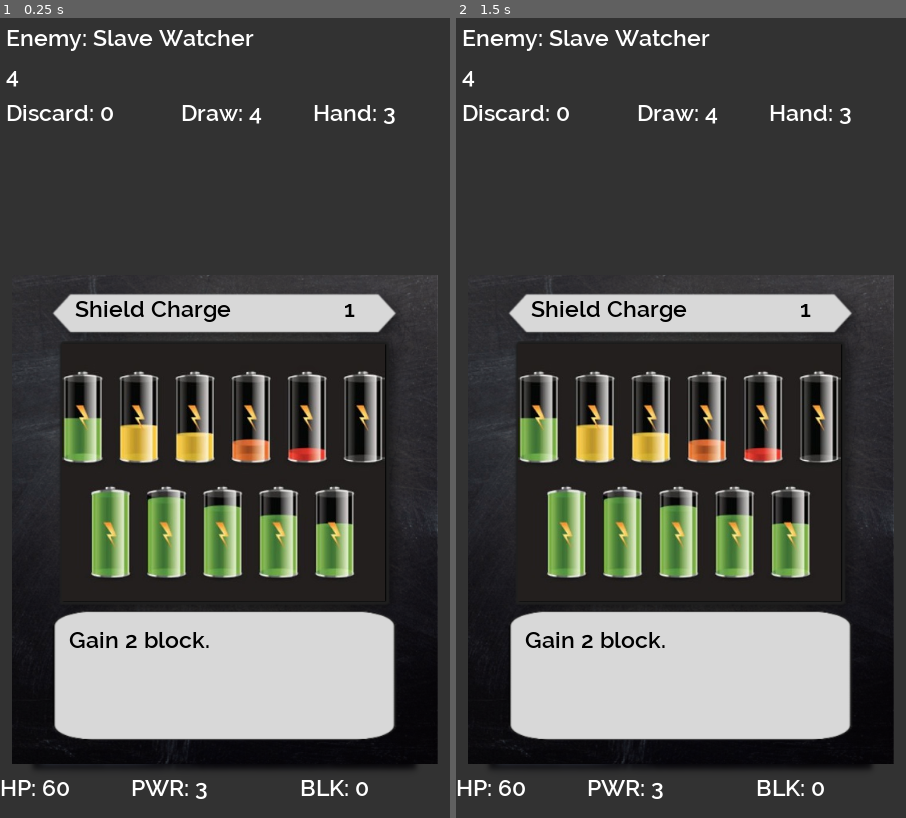
Above: before the commit, frames 1-2 (left to right).
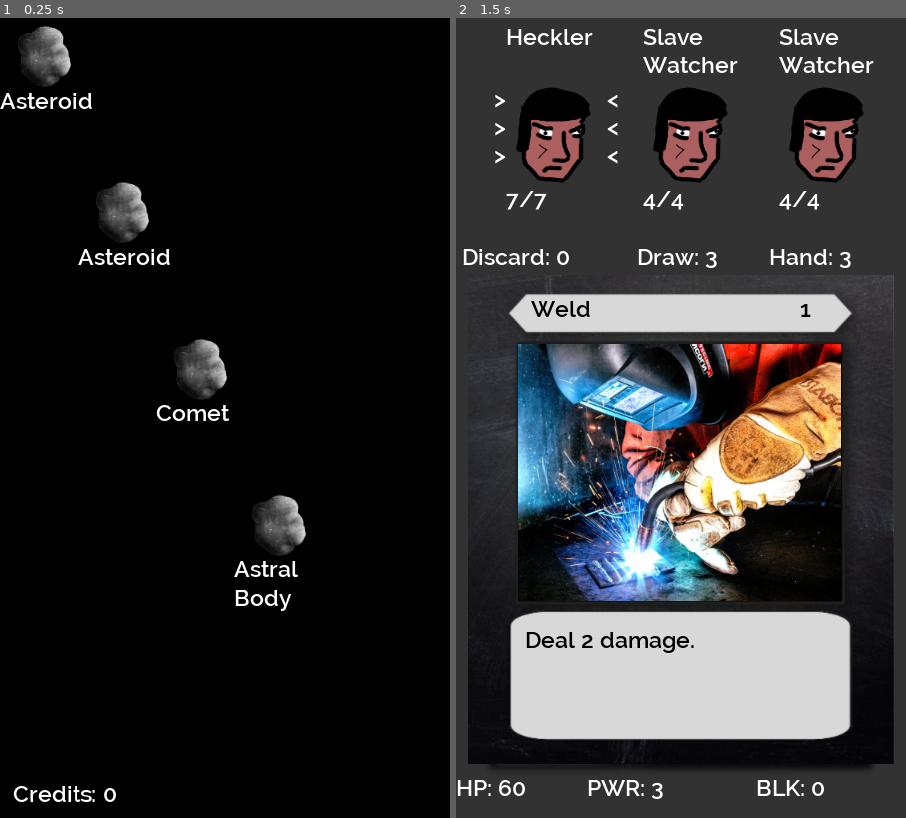
Above: after the commit, the same moments.

Repository: XavierGerD/SwipeAdventure
Game: Godot game, scene res://Scenes/GameManager/GameManager.tscn
Same seed, same stepped clock (60 frames per second), same inputs: the game is played once before the commit and once after it. Before the commit the project starts from res://Scenes/Combat/Combat.tscn.
Inputs (mouse positions are in pixels of both pictures, inside the frame that each line leads up to):
- Up to frame 1 (0.25 s): no input
- Up to frame 2 (1.5 s): click (496, 58) at 0.52 s; click (681, 522) at 1.25 s

The runs differ from the first frame. In frame 1, 91% of the frame differs, in the area x 0-100%, y 0-100%; in frame 2, 29%.

Commit message:
WorldMap Basics

Diff:
--- a/Data/Cards.gd
+++ b/Data/Cards.gd
@@ -16,16 +16,12 @@
 ]
 
 onready var PlasmaBolter = [
-	#PlasmaBolt,
-	#PlasmaBolt,
-	#QuickShot,
-	#QuickShot,
+	PlasmaBolt,
+	PlasmaBolt,
+	QuickShot,
+	QuickShot,
 	SteadySight,
-	SteadySight,
-	SteadySight,
-	SteadySight,
-	SteadySight,
-	#RevUp
+	RevUp
 ]
 #Welder loadout
 const Weld = {
--- /dev/null
+++ b/Data/Encounters.gd
@@ -0,0 +1,42 @@
+extends Node
+
+const Encounter1 = {
+	'name': 'Asteroid',
+	'enemies': [
+		Enemies.Heckler,
+		Enemies.SlaveWatcher,
+		Enemies.SlaveWatcher
+	],
+	'completed': false,
+}
+
+const Encounter2 = {
+	'name': 'Asteroid',
+	'enemies': [
+		Enemies.Heckler,
+		Enemies.Heckler,
+		Enemies.SlaveWatcher
+	],
+	'completed': false,
+}
+
+const Encounter3 = {
+	'name': 'Comet',
+	'enemies': [
+		Enemies.Heckler,
+		Enemies.LongStepper,
+	],
+	'completed': false,
+}
+
+const Encounter4 = {
+	'name': 'Astral Body',
+	'enemies': [
+		Enemies.DuneMaker,
+		Enemies.SlaveWatcher,
+		Enemies.SlaveWatcher,
+		Enemies.SlaveWatcher
+	],
+}
+
+onready var LevelOneEncounters = [Encounter1, Encounter2, Encounter3, Encounter4]
--- a/Data/Enemies.gd
+++ b/Data/Enemies.gd
@@ -1,36 +1,40 @@
 extends Node
 
-var Heckler = {
+const Heckler = {
 	'name': 'Heckler',
 	'baseDamage': 3,
 	'health': 7,
+	'maxHealth': 7,
 	'rewards': {
 		'credits': [10, 20]
 	}
 }
 
-var LongStepper = {
+const LongStepper = {
 	'name': 'Long Stepper',
 	'baseDamage': 4,
 	'health': 12,
+	'maxHealth': 12,
 	'rewards': {
 		'credits': [20, 35]
 	}
 }
 
-var DuneMaker = {
+const DuneMaker = {
 	'name': 'Dune Maker',
 	'baseDamage': 5,
 	'health': 15,
+	'maxHealth': 15,
 	'rewards': {
 		'credits': [50, 70]
 	}
 }
 
-var SlaveWatcher = {
+const SlaveWatcher = {
 	'name': 'Slave Watcher',
 	'baseDamage': 1,
 	'health': 4,
+	'maxHealth': 4,
 	'rewards': {
 		'credits': [2, 5]
 	}
--- a/Data/InitGame.gd
+++ b/Data/InitGame.gd
@@ -7,10 +7,10 @@
 	'energy': 3,
 	'maxEnergy': 3,
 	'loadout': {
-		'weapon': Cards.PlasmaBolter,
+		'weapon': Cards.Welder,
 		'shield': Cards.BasicShield
 	},
 	'inventory': [],
-	'credit': 0,
+	'credits': 0,
 	'stage': null,
 }
--- a/Scenes/Card/Card.gd
+++ b/Scenes/Card/Card.gd
@@ -8,7 +8,7 @@
 
 onready	var CardName = get_node("CardName")
 onready var Cost = get_node("Cost")
-onready	var Description = get_node("Description")
+onready	var DescriptionNode = get_node("Description")
 onready var CardImage = get_node("CardImage")
 
 var IsClicked = false
@@ -37,6 +37,9 @@
 	if (Card.special != null && Card.special.effect != null):
 		Description = Description.replace('{spDmg}', Card.special.effect * LocalDamageModifier)
 
+	if (Card.special != null && Card.special.damage != null):
+		Description = Description.replace('{spDmg}', Card.special.damage * LocalDamageModifier)
+
 
 	return Description
 
@@ -51,7 +54,7 @@
 	):
 		CardName.set_text(Card.name)
 		Cost.set_text(str(Card.cost))
-		Description.set_text(getCardDescription(Card, LocalDamageModifier))
+		DescriptionNode.set_text(getCardDescription(Card, LocalDamageModifier))
 		CardStartingPosition.x = CardX
 		CardStartingPosition.y = CardY
 		HasSpecial = HasSpecialFromProps
--- a/Scenes/Combat/Combat.gd
+++ b/Scenes/Combat/Combat.gd
@@ -1,10 +1,12 @@
 extends Node2D
+
+signal game_is_won(Enemy)
+signal game_is_lost
+signal update_health
 
 onready var PlayerHealthLabel = get_node("PlayerHealth")
 onready var PlayerEnergyLabel = get_node("PlayerEnergy")
 onready var PlayerBlockLabel = get_node("PlayerBlock")
-onready var EnemyNameLabel = get_node("MonsterName")
-onready var EnemyHealthLabel = get_node("MonsterEnergy")
 onready var CardName = get_node('CardName')
 onready var CardCost = get_node('CardCost')
 onready var Description = get_node('Effect')
@@ -14,13 +16,10 @@
 onready var WinLoseText = get_node("WinLoseText")
 
 onready var LoadoutManager = load('res://Scenes/LoadoutManager/LoadoutManager.gd')
-
 onready var Card = load('res://Scenes/Card/Card.tscn')
+onready var EnemyNode = load('res://Scenes/Enemy/Enemy.tscn')
 
 onready var HandStack = get_node("HandStack")
-
-onready var RewardScreen = load('res://Scenes/RewardScreen/RewardScreen.tscn')
-onready var LosingScreen = load('res://Scenes/LosingScreen/LosingScreen.tscn')
 
 var IsGameLost = false
 var IsGameWon = false
@@ -29,7 +28,9 @@
 
 var MaxCardsInHand = 3
 
-var Enemy
+var EncounterEnemies
+var EncounterEnemyNodes = []
+var TargetEnemy
 
 var CurrentLoadoutManager
 var Player
@@ -42,7 +43,6 @@
 
 #init functions
 func _ready() -> void:
-	InstanciateCombat(InitGame.NewPlayerTemplate.duplicate(), Enemies.SlaveWatcher)
 	pass # Replace with function body.
 
 func InstanciateLoadout(CurrentLoadout):
@@ -51,10 +51,19 @@
 	NewDeck += CurrentLoadout.shield
 	Deck = NewDeck
 
-func InstanciateEnemy(CurrentEnemy):
-	Enemy = CurrentEnemy
-	EnemyNameLabel.set_text('Enemy: ' + Enemy.name)
-	SetEnemyHealth(Enemy.health)
+func InstanciateEnemy(CurrentEnemy, i):
+	var NewEnemyNode = EnemyNode.instance()
+	add_child(NewEnemyNode)
+	NewEnemyNode.set_position(Vector2((i * 175) + 128, 150))
+	NewEnemyNode.InstanciateEnemy(CurrentEnemy)
+	NewEnemyNode.connect('enemy_selected', self, 'OnSelectEnemy')
+	EncounterEnemyNodes.push_back(
+		{
+			'node': NewEnemyNode,
+			'enemyRef': CurrentEnemy,
+		}
+	)
+	self.connect('update_health', NewEnemyNode, 'OnHealthUpdate')
 
 func InstanciatePlayer(CurrentPlayer):
 	Player = CurrentPlayer
@@ -62,15 +71,17 @@
 	SetPlayerEnergy(Player.maxEnergy)
 	SetPlayerBlock(Player.block)
 
-
-func InstanciateCombat(CurrentPlayer, CurrentEnemy):
+func InstanciateCombat(CurrentPlayer, CurrentEnemies):
 	InstanciatePlayer(CurrentPlayer)
-	InstanciateEnemy(CurrentEnemy)
+	EncounterEnemies = CurrentEnemies
+	for i in range(CurrentEnemies.size()):
+		InstanciateEnemy(CurrentEnemies[i], i)
+	OnSelectEnemy(EncounterEnemyNodes[0].enemyRef, EncounterEnemyNodes[0].node)
 	InstanciateLoadout(CurrentPlayer.loadout)
 	PrepareDeck()
 
 func PrepareDeck():
-	DrawPile = Deck.duplicate()
+	DrawPile = Deck.duplicate(true)
 	randomize()
 	DrawPile.shuffle()
 	for i in (MaxCardsInHand):
@@ -81,22 +92,14 @@
 #game loop
 func _process(_delta):
 	if IsGameWon:
-		var NewRewardScreen = RewardScreen.instance()
-		get_parent().add_child(NewRewardScreen)
-		NewRewardScreen.InstanciateRewardScreen([Enemy])
-		self.queue_free()
+		emit_signal("game_is_won", EncounterEnemies)
 	if IsGameLost:
-		get_parent().add_child(LosingScreen.instance())
-		self.queue_free()
+		emit_signal("game_is_lost")
 
 #setters and getters
 func GetPlayerEnergy():
 	return Player.energy
 
-func SetEnemyHealth(NewHealthTotal):
-	Enemy.health = NewHealthTotal
-	EnemyHealthLabel.set_text(str(Enemy.health))
-
 func SetPlayerEnergy(NewEnergyTotal):
 	Player.energy = NewEnergyTotal
 	PlayerEnergyLabel.set_text('PWR: ' + str(Player.energy))
@@ -117,6 +120,16 @@
 
 func SetHandTotal():
 	HandTotalLabel.set_text('Hand: ' + str(Hand.size()))
+
+func OnSelectEnemy(SelectedEnemy, EnemyNode):
+	for EnemyNode in EncounterEnemyNodes:
+		if EnemyNode.node != null:
+			EnemyNode.node.OnDeselect()
+	EnemyNode.OnSelect()
+	TargetEnemy = {
+		'node': EnemyNode,
+		'enemyRef': SelectedEnemy,
+	}
 
 #card methods
 func DisplayCard(card):
@@ -155,10 +168,8 @@
 	#Check to see if turn is done
 	var IsTurnDone = GetIsTurnDone()
 	if IsTurnDone:
-		print('turn is done')
 		EndTurn()
 		return
-	print('turn is not done')
 	UpdateHand()
 
 func MoveCardFromDiscardToDrawPile():
@@ -170,10 +181,12 @@
 
 #game logic
 func DealEnemyDamage():
-	var damage = Enemy.baseDamage - Player.block if Enemy.baseDamage - Player.block > 0 else 0
-	var block = Player.block - Enemy.baseDamage if Player.block - Enemy.baseDamage > 0 else 0
-	SetPlayerHealth(Player.health - damage)
-	SetPlayerBlock(block)
+	for Enemy in EncounterEnemyNodes:
+		if Enemy.node != null:
+			var damage = Enemy.enemyRef.baseDamage - Player.block if Enemy.enemyRef.baseDamage - Player.block > 0 else 0
+			var block = Player.block - Enemy.enemyRef.baseDamage if Player.block - Enemy.enemyRef.baseDamage > 0 else 0
+			SetPlayerHealth(Player.health - damage)
+			SetPlayerBlock(block)
 
 func GetIsTurnDone():
 	if (Hand.size() == 0 || Player.energy == 0):
@@ -181,9 +194,8 @@
 	return false
 
 func BeginTurn():
-	print('beginning turn', PendingPlayerToEnemyDamage)
-	var newEnemyHealth = Enemy.health - PendingPlayerToEnemyDamage if Enemy.health - PendingPlayerToEnemyDamage >= 0 else 0
-	SetEnemyHealth(newEnemyHealth)
+	TargetEnemy.enemyRef.health = TargetEnemy.enemyRef.health - PendingPlayerToEnemyDamage if TargetEnemy.enemyRef.health - PendingPlayerToEnemyDamage >= 0 else 0
+	emit_signal("update_health")
 	PendingPlayerToEnemyDamage = 0
 	UpdateHand()
 
@@ -201,16 +213,39 @@
 	TopCard.queue_free()
 	BeginTurn()
 
+func ContidionallyDestroyEnemies():
+	var WasAnEnemyDestroyed = false
+	print(TargetEnemy)
+	print(EncounterEnemyNodes)
+	#There HAS to be a better way to do this......
+	for i in range(EncounterEnemyNodes.size()):
+		if EncounterEnemyNodes[i].enemyRef.health == 0:
+			if (EncounterEnemyNodes[i].node != null):
+				EncounterEnemyNodes[i].node.queue_free()
+				EncounterEnemyNodes[i].node = null
+				WasAnEnemyDestroyed = true
+	if WasAnEnemyDestroyed:
+		var index = -1
+		for i in range(EncounterEnemyNodes.size()):
+			if (EncounterEnemyNodes[i].enemyRef.health > 0  && index == -1):
+				index = i
+		OnSelectEnemy(EncounterEnemyNodes[index].enemyRef, EncounterEnemyNodes[index].node)
+
 func CheckGameWinCondition():
-	if (Enemy.health <= 0):
+	ContidionallyDestroyEnemies()
+	var AreAllEnemiesDead = true
+	for Enemy in EncounterEnemyNodes:
+		if Enemy.node != null:
+			AreAllEnemiesDead = false
+	if (AreAllEnemiesDead):
 		WinLoseText.set_text("You Win!")
 		IsGameWon = true
 		return true
 	return false
 
 func ConditionallyWinGame():
-	var IsGameWon = CheckGameWinCondition()
-	if !IsGameWon:
+	var IsGameWonThisTurn = CheckGameWinCondition()
+	if !IsGameWonThisTurn:
 		GoToNextCard()
 
 func ConditionallyLoseGame():
@@ -226,8 +261,8 @@
 	var CurrentCard = Hand[0]
 	if (CurrentCard.damage != null):
 		var CardDamage = GetCardDamage(CurrentCard)
-		var newEnemyHealth = Enemy.health - CardDamage if  Enemy.health - CardDamage >= 0 else 0
-		SetEnemyHealth(newEnemyHealth)
+		TargetEnemy.enemyRef.health = TargetEnemy.enemyRef.health - CardDamage if TargetEnemy.enemyRef.health - CardDamage >= 0 else 0
+		emit_signal("update_health")
 	if (CurrentCard.block != null):
 		SetPlayerBlock(Player.block + CurrentCard.block)
 	if (CurrentCard.heal != null):
@@ -249,7 +284,8 @@
 	var CurrentCard = Hand[0]
 	if CurrentCard.special:
 		if (CurrentCard.special.damage != null):
-			SetEnemyHealth(Enemy.health - (CurrentCard.special.damage * LocalDamageModifier))
+			TargetEnemy.enemyRef.health = TargetEnemy.enemyRef.health - CurrentCard.special.damage * LocalDamageModifier if TargetEnemy.enemyRef.health - CurrentCard.special.damage * LocalDamageModifier >= 0 else 0
+			emit_signal("update_health")
 		if (CurrentCard.special.condition == 'discard'):
 			Hand.pop_front()
 		if (CurrentCard.special.power == 'pendingDamage'):
--- a/Scenes/Combat/Combat.tscn
+++ b/Scenes/Combat/Combat.tscn
@@ -54,9 +54,9 @@
 
 [node name="DiscardTotal" type="RichTextLabel" parent="."]
 margin_left = 8.0
-margin_top = 104.0
+margin_top = 288.0
 margin_right = 232.0
-margin_bottom = 160.0
+margin_bottom = 344.0
 custom_fonts/normal_font = ExtResource( 2 )
 text = "Discard:"
 scroll_active = false
@@ -66,9 +66,9 @@
 
 [node name="DrawTotal" type="RichTextLabel" parent="."]
 margin_left = 232.0
-margin_top = 104.0
+margin_top = 288.0
 margin_right = 416.0
-margin_bottom = 160.0
+margin_bottom = 344.0
 custom_fonts/normal_font = ExtResource( 2 )
 text = "Draw:"
 scroll_active = false
@@ -78,9 +78,9 @@
 
 [node name="HandTotal" type="RichTextLabel" parent="."]
 margin_left = 400.0
-margin_top = 104.0
+margin_top = 288.0
 margin_right = 576.0
-margin_bottom = 160.0
+margin_bottom = 344.0
 custom_fonts/normal_font = ExtResource( 2 )
 text = "Hand: "
 scroll_active = false
--- /dev/null
+++ b/Scenes/Enemy/Enemy.gd
@@ -0,0 +1,31 @@
+extends Node2D
+
+signal enemy_selected(Enemy)
+
+onready var EnemyNameLabel = get_node("EnemyLabel")
+onready var EnemyHPLabel = get_node("EnemyHP")
+onready var EnemySelector = get_node("EnemySelector")
+
+var Enemy
+
+func _ready() -> void:
+	pass # Replace with function body.
+
+func InstanciateEnemy(EnemyFromProps):
+	Enemy = EnemyFromProps
+	EnemyNameLabel.set_text(Enemy.name)
+	EnemyHPLabel.set_text(str(Enemy.health) + '/' + str(Enemy.maxHealth))
+	print('self in node', self)
+
+func OnHealthUpdate():
+	EnemyHPLabel.set_text(str(Enemy.health) + '/' + str(Enemy.maxHealth))
+
+func OnDeselect():
+	EnemySelector.visible = false
+
+func OnSelect():
+	EnemySelector.visible = true
+
+func _on_TextureButton_pressed() -> void:
+	emit_signal('enemy_selected', Enemy, self)
+	pass # Replace with function body.
--- /dev/null
+++ b/Scenes/Enemy/Enemy.tscn
@@ -0,0 +1,62 @@
+[gd_scene load_steps=5 format=2]
+
+[ext_resource path="res://Sprite/Enemies/BadGuy.png" type="Texture" id=1]
+[ext_resource path="res://Sprite/Enemies/BadGuy_Mask.png" type="BitMap" id=2]
+[ext_resource path="res://Fonts/Font1.tres" type="DynamicFont" id=3]
+[ext_resource path="res://Scenes/Enemy/Enemy.gd" type="Script" id=4]
+
+[node name="Enemy" type="Node2D"]
+script = ExtResource( 4 )
+
+[node name="TextureButton" type="TextureButton" parent="."]
+margin_left = -64.0
+margin_top = -64.0
+margin_right = 64.0
+margin_bottom = 64.0
+texture_normal = ExtResource( 1 )
+texture_click_mask = ExtResource( 2 )
+__meta__ = {
+"_edit_use_anchors_": false
+}
+
+[node name="EnemyLabel" type="RichTextLabel" parent="."]
+margin_left = -64.0
+margin_top = -144.0
+margin_right = 64.0
+margin_bottom = -64.0
+custom_fonts/normal_font = ExtResource( 3 )
+bbcode_enabled = true
+bbcode_text = "[center]Heckler[/center]"
+text = "Heckler"
+__meta__ = {
+"_edit_use_anchors_": false
+}
+
+[node name="EnemyHP" type="RichTextLabel" parent="."]
+margin_left = -64.0
+margin_top = 64.0
+margin_right = 64.0
+margin_bottom = 104.0
+custom_fonts/normal_font = ExtResource( 3 )
+bbcode_enabled = true
+bbcode_text = "[center]10/10[/center]"
+text = "10/10"
+__meta__ = {
+"_edit_use_anchors_": false
+}
+
+[node name="EnemySelector" type="RichTextLabel" parent="."]
+visible = false
+margin_left = -80.0
+margin_top = -64.0
+margin_right = 96.0
+margin_bottom = 56.0
+custom_fonts/normal_font = ExtResource( 3 )
+text = ">                 <
+>                 <
+>                 <"
+scroll_active = false
+__meta__ = {
+"_edit_use_anchors_": false
+}
+[connection signal="pressed" from="TextureButton" to="." method="_on_TextureButton_pressed"]
--- /dev/null
+++ b/Scenes/GameManager/GameManager.gd
@@ -0,0 +1,48 @@
+extends Node2D
+
+onready var WorldMapNode = load('res://Scenes/WorldMap/WorldMap.tscn')
+onready var CombatNode = load('res://Scenes/Combat/Combat.tscn')
+onready var RewardScreenNode = load('res://Scenes/RewardScreen/RewardScreen.tscn')
+onready var LosingScreenNode = load('res://Scenes/LosingScreen/LosingScreen.tscn')
+
+var Player
+var WorldMap
+var Combat
+var RewardScreen
+var LosingScreen
+
+func _ready() -> void:
+	Player = InitGame.NewPlayerTemplate.duplicate(true)
+	OnWorldMapLoad()
+
+
+func OnWorldMapLoad():
+	WorldMap = WorldMapNode.instance()
+	WorldMap.connect('load_encounter', self, 'OnEncounterLoad')
+	add_child(WorldMap)
+	WorldMap.InstanciateWorldMap(Player)
+
+func OnEncounterLoad(Encounter):
+	Combat = CombatNode.instance()
+	WorldMap.queue_free()
+	add_child(Combat)
+	Combat.InstanciateCombat(Player, Encounter.enemies.duplicate(true))
+	Combat.connect('game_is_won', self, 'OnGameWin')
+	Combat.connect('game_is_lost', self, 'OnGameLose')
+	pass
+
+func OnGameWin(EncounterEnemies):
+	RewardScreen = RewardScreenNode.instance()
+	add_child(RewardScreen)
+	RewardScreen.InstanciateRewardScreen(EncounterEnemies)
+	RewardScreen.connect("credits_claimed", self, 'OnRewardsClaimed')
+	Combat.queue_free()
+
+func OnGameLose():
+	LosingScreen = LosingScreenNode.instance()
+	add_child(LosingScreen)
+
+#This func name will probably change in time
+func OnRewardsClaimed(Credits):
+	Player.credits += Credits
+	OnWorldMapLoad()
--- /dev/null
+++ b/Scenes/GameManager/GameManager.tscn
@@ -0,0 +1,6 @@
+[gd_scene load_steps=2 format=2]
+
+[ext_resource path="res://Scenes/GameManager/GameManager.gd" type="Script" id=1]
+
+[node name="GameManager" type="Node2D"]
+script = ExtResource( 1 )
--- a/Scenes/RewardScreen/RewardScreen.gd
+++ b/Scenes/RewardScreen/RewardScreen.gd
@@ -1,4 +1,6 @@
 extends Node2D
+
+signal credits_claimed(Credits)
 
 onready var CreditsLabel = get_node("CreditsLabel")
 onready var Card = load('res://Scenes/Card/Card.tscn')
@@ -20,7 +22,8 @@
 
 var Reward
 
-func _ready() -> void:
+# TODO: Find a better name lol
+func ShowCard():
 	var RandomNumber = (randf() * (3  -1)) + 1
 	Reward = PossibleRewards[RandomNumber]
 	NewCard = Card.instance()
@@ -112,3 +115,8 @@
 	var _GrowTween = TweenToShrink(NewCard)
 	ShrinkTween.connect('tween_all_completed', self, "OnShrinkDone")
 	pass
+
+
+func _on_ClaimCreditsButtom_pressed() -> void:
+	emit_signal("credits_claimed", Credits)
+	pass # Replace with function body.
--- a/Scenes/RewardScreen/RewardScreen.tscn
+++ b/Scenes/RewardScreen/RewardScreen.tscn
@@ -3,7 +3,7 @@
 [ext_resource path="res://Scenes/RewardScreen/RewardScreen.gd" type="Script" id=1]
 [ext_resource path="res://Fonts/Font1.tres" type="DynamicFont" id=2]
 
-[node name="Node2D" type="Node2D"]
+[node name="RewardScreen" type="Node2D"]
 script = ExtResource( 1 )
 
 [node name="ColorRect" type="ColorRect" parent="."]
@@ -35,3 +35,4 @@
 __meta__ = {
 "_edit_use_anchors_": false
 }
+[connection signal="pressed" from="ClaimCreditsButtom" to="." method="_on_ClaimCreditsButtom_pressed"]
--- /dev/null
+++ b/Scenes/WorldMap/Encounter.gd
@@ -0,0 +1,16 @@
+extends Node2D
+
+signal encounter_chosen(Encounter)
+
+onready var EncounterLabel = get_node("EncounterNameLabel")
+
+var CurrentEncounter
+
+func InstanciateEncounter(Encounter):
+	CurrentEncounter = Encounter
+	EncounterLabel.set_text(Encounter.name)
+	pass
+
+func _on_TextureButton_pressed() -> void:
+	emit_signal("encounter_chosen", CurrentEncounter)
+	pass # Replace with function body.
--- /dev/null
+++ b/Scenes/WorldMap/Encounter.tscn
@@ -0,0 +1,30 @@
+[gd_scene load_steps=5 format=2]
+
+[ext_resource path="res://Sprite/WorldMap/Asteroid.png" type="Texture" id=1]
+[ext_resource path="res://Scenes/WorldMap/Encounter.gd" type="Script" id=2]
+[ext_resource path="res://Sprite/WorldMap/Asteroid_mask.png" type="BitMap" id=3]
+[ext_resource path="res://Fonts/Font1.tres" type="DynamicFont" id=4]
+
+[node name="Encounter" type="Node2D"]
+script = ExtResource( 2 )
+
+[node name="TextureButton" type="TextureButton" parent="."]
+margin_right = 40.0
+margin_bottom = 40.0
+texture_normal = ExtResource( 1 )
+texture_click_mask = ExtResource( 3 )
+__meta__ = {
+"_edit_use_anchors_": false
+}
+
+[node name="EncounterNameLabel" type="RichTextLabel" parent="."]
+margin_top = 88.0
+margin_right = 120.0
+margin_bottom = 168.0
+custom_fonts/normal_font = ExtResource( 4 )
+text = "Asteroid"
+scroll_active = false
+__meta__ = {
+"_edit_use_anchors_": false
+}
+[connection signal="pressed" from="TextureButton" to="." method="_on_TextureButton_pressed"]
--- /dev/null
+++ b/Scenes/WorldMap/WorldMap.gd
@@ -0,0 +1,20 @@
+extends Node2D
+
+signal load_encounter(Encounter)
+
+var EmptyEncounter = load('res://Scenes/WorldMap/Encounter.tscn')
+onready var CreditTotalLabel = get_node("CreditTotalLabel")
+
+func _ready() -> void:
+	for i in range(Encounters.LevelOneEncounters.size()):
+		var NewEncounter = EmptyEncounter.instance()
+		add_child(NewEncounter)
+		NewEncounter.position = Vector2(i * 100, i * 200)
+		NewEncounter.InstanciateEncounter(Encounters.LevelOneEncounters[i])
+		NewEncounter.connect('encounter_chosen', self, 'LoadEncounter')
+
+func InstanciateWorldMap(Player):
+	CreditTotalLabel.set_text('Credits: ' + str(Player.credits))
+
+func LoadEncounter(Encounter):
+	emit_signal("load_encounter", Encounter)
--- /dev/null
+++ b/Scenes/WorldMap/WorldMap.tscn
@@ -0,0 +1,26 @@
+[gd_scene load_steps=3 format=2]
+
+[ext_resource path="res://Fonts/Font1.tres" type="DynamicFont" id=1]
+[ext_resource path="res://Scenes/WorldMap/WorldMap.gd" type="Script" id=2]
+
+[node name="WorldMap" type="Node2D"]
+script = ExtResource( 2 )
+
+[node name="ColorRect" type="ColorRect" parent="."]
+margin_right = 584.0
+margin_bottom = 1032.0
+color = Color( 0, 0, 0, 1 )
+__meta__ = {
+"_edit_use_anchors_": false
+}
+
+[node name="CreditTotalLabel" type="RichTextLabel" parent="."]
+margin_left = 16.0
+margin_top = 976.0
+margin_right = 184.0
+margin_bottom = 1016.0
+custom_fonts/normal_font = ExtResource( 1 )
+text = "Credits: 10"
+__meta__ = {
+"_edit_use_anchors_": false
+}
--- a/project.godot
+++ b/project.godot
@@ -16,7 +16,7 @@
 [application]
 
 config/name="SwipeAdventure"
-run/main_scene="res://Scenes/Combat/Combat.tscn"
+run/main_scene="res://Scenes/GameManager/GameManager.tscn"
 config/icon="res://icon.png"
 
 [autoload]
@@ -25,6 +25,7 @@
 InitGame="*res://Data/InitGame.gd"
 Enemies="*res://Data/Enemies.gd"
 Constants="*res://Data/Constants.gd"
+Encounters="*res://Data/Encounters.gd"
 
 [display]
 
Binary file added: Sprite/Enemies/BadGuy.png
Not shown, added: Sprite/Enemies/BadGuy.png.import
Binary file added: Sprite/Enemies/BadGuy_Mask.png
Not shown, added: Sprite/Enemies/BadGuy_Mask.png.import
Binary file added: Sprite/WorldMap/Asteroid.png
Not shown, added: Sprite/WorldMap/Asteroid.png.import
Binary file added: Sprite/WorldMap/Asteroid_mask.png
Not shown, added: Sprite/WorldMap/Asteroid_mask.png.import
